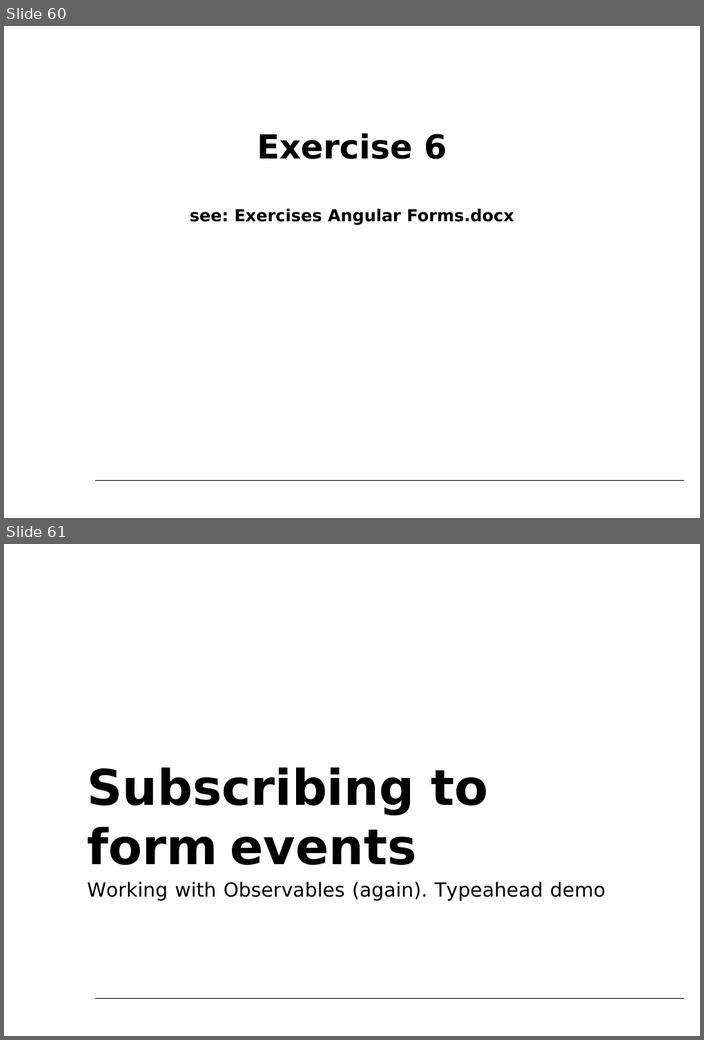
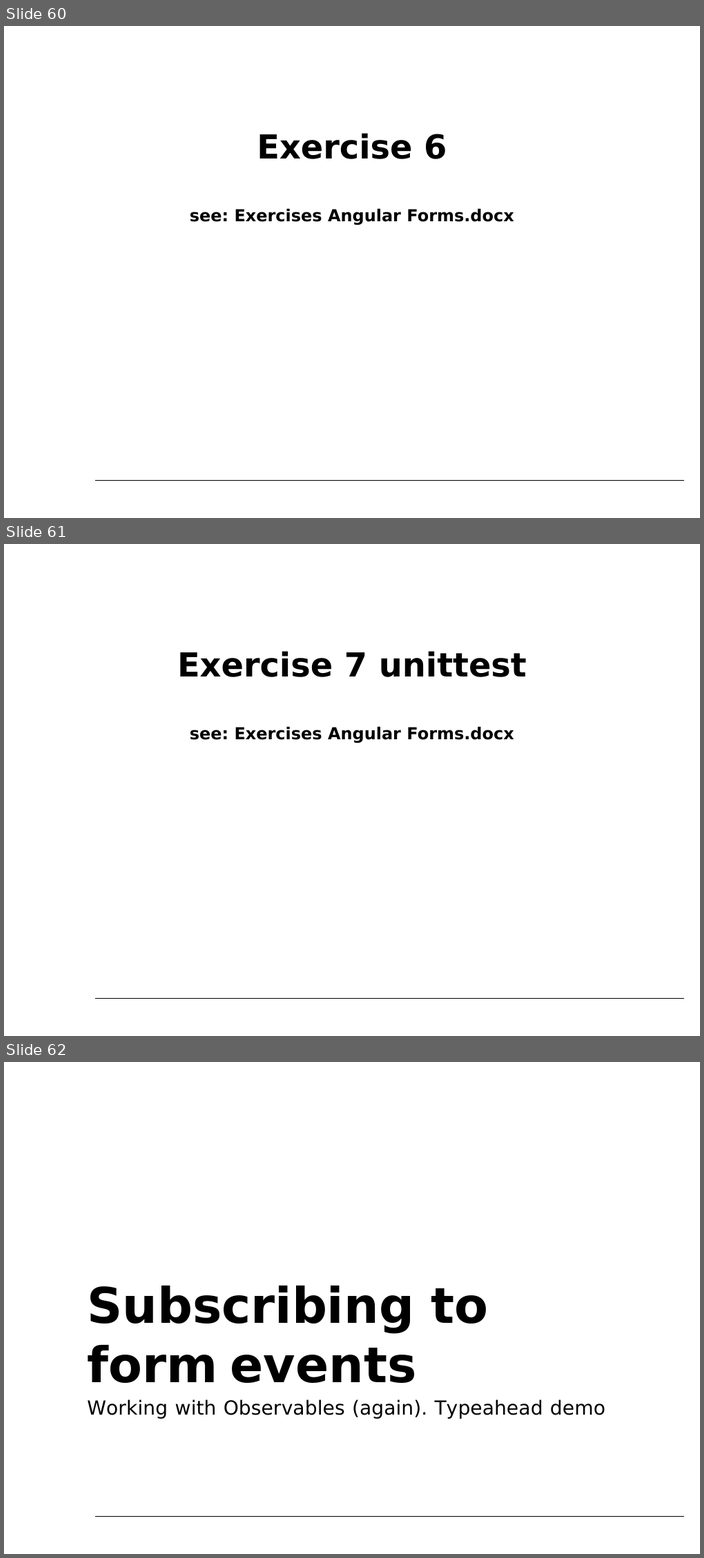
Before and after one commit to petereijgermans11/accelerator-programma, a slide deck: forms/Angular Forms.pptx. Shown one above the other, each under a label of ours: slides 60 and 61 before the commit, slides 60, 61 and 62 after it. The pictures are 704x1040 and 704x1558 pixels, drawn with LibreOffice and Linux fonts; fonts in the diff are those of the drawing. Boxes give left, top, right and bottom in pixels: in the first picture for what was removed or moved away, otherwise in the second. Text is boxed around its words. In the diff, an @@ line names an element or a change of style, - is before the commit and + after.

Commit message:
added exercise unittesting

```diff
--- a/forms/Angular Forms.pptx
+++ b/forms/Angular Forms.pptx
@@ slide 61 added at (4,544,700,1036), background #FFFFFF; not listed: 1 template element that a slide beside it also shows @@
@@ text added at (177,651,526,743), 20 pt, text #000000, bold @@
+Exercise 7 unittest
+see: Exercises Angular Forms.docx
@@ what was slide 61 is now slide 62 @@
```
Also in this commit, not shown: 3 other files.
